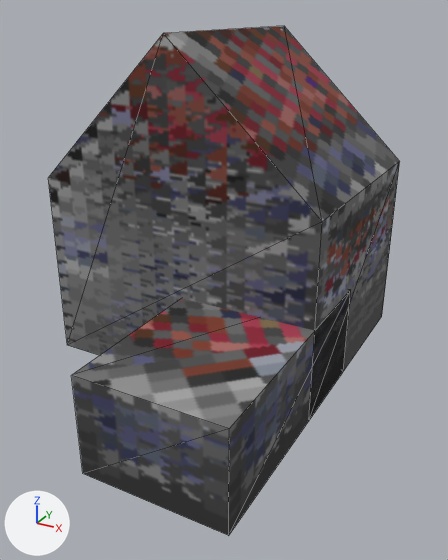
A saved change to the glTF model openttd/media/baseset/decouple/objekty/subarkticke/dum_25_domy_0.glb.
One viewpoint serves both versions: a camera (50 mm lens) standing at (11.9, -4.54, 8.33) and looking at (5.51, 7.07, 2.53). The lights are fixed; the arrows at lower left show +X, +Y and +Z. The first picture is the older version. Mesh edges are drawn as thin lines.

Before the edit, the objects in view are built like this:
```python
me_mesh_0 = bpy.data.meshes.new('Mesh_0')
me_mesh_0.from_pydata(...)  # 18 vertices, 24 faces; spans x 1.16..8.09, y 2.54..12.02, z 0.0..7.88
me_mesh_0.materials.append(mat_material_0)  # picture img_image_0
ob_mesh_0 = bpy.data.objects.new('Mesh_0', me_mesh_0)
ob_mesh_0.location = (0.0, 0.0, 0.0)
```
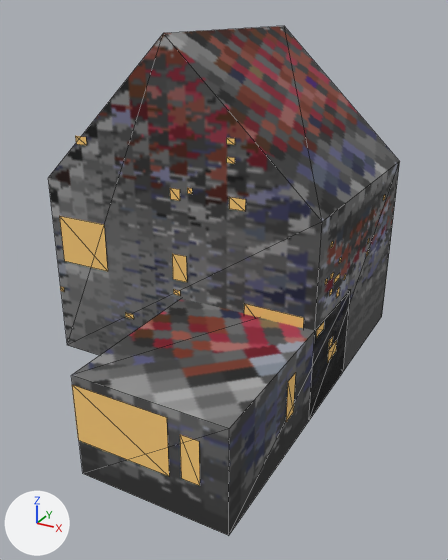
Boxes [x1, y1, x2, y2] around the edits, measured in the pictures (448 x 560 px):
```json
{"object": "noc", "change": "added", "after": [59, 136, 385, 486]}
```

Edits to the scene script, one JSON object a line:
```json
{"op": "add", "block": "me_noc", "code": ["me_noc = bpy.data.meshes.new('noc')", "me_noc.from_pydata(...)  # 156 vertices, 78 faces; spans x 1.14..8.11, y 2.52..12.04, z 0.62..6.0", "me_noc.materials.append(mat_material_0)  # picture img_image_0"]}
{"op": "add", "block": "ob_noc", "code": ["ob_noc = bpy.data.objects.new('noc', me_noc)", "ob_noc.location = (0.0, 0.0, 0.0)"]}
```
